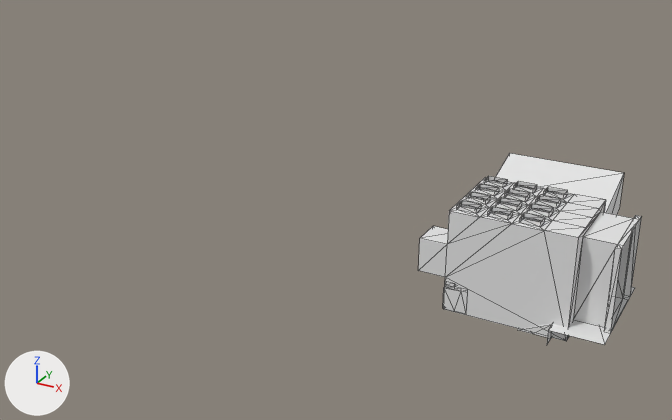
Before and after pictures for a commit that changed the glTF model assets/models/world/level_01/level_01.glb.
One viewpoint serves both versions: a camera (50 mm lens) standing at (-26.1, -174.6, 96.7) and looking at (-122.6, 0.9, 8.9). The lights are fixed; the arrows at lower left show +X, +Y and +Z. The first picture is the older version. Mesh edges are drawn as thin lines. Vertices at exactly the same position are counted once.

Script lines for the objects in view, before the commit:
```python
me_cube_009 = bpy.data.meshes.new('Cube.009')
me_cube_009.from_pydata(...)  # 162 vertices, 283 faces; spans x -96.3..-55.4, y -10.3..27.0, z -17.8..6.3
me_cube_018 = bpy.data.meshes.new('Cube.018')
me_cube_018.from_pydata(...)  # 31 vertices, 58 faces; spans x -1.84..3.53, y -5.38..1.84, z -1.84..4.83
me_plane_009 = bpy.data.meshes.new('Plane.009')
me_plane_009.from_pydata([(-52.8, -13.3, 0.0), (-52.8, 13.3, 0.0), (-52.8, -13.3, -3.4), (-52.8, 13.3, -3.4), (-41.6, -13.3, 0.0), (-41.6, 13.3, 0.0)], [], [(4, 5, 1), (4, 1, 0), (0, 1, 3), (0, 3, 2)])
ob_cube_010__col_002 = bpy.data.objects.new('Cube.010 -col.002', me_cube_018)
ob_cube_010__col_002.location = (-88.4, -5.0, -1.0)
ob_ground_col = bpy.data.objects.new('Ground-col', me_plane_009)
ob_ground_col.location = (-13.7, 0.0, 0.0)
ob_levelbase__col = bpy.data.objects.new('LevelBase -col', me_cube_009)
ob_levelbase__col.location = (0.0, 0.0, 14.6)
```
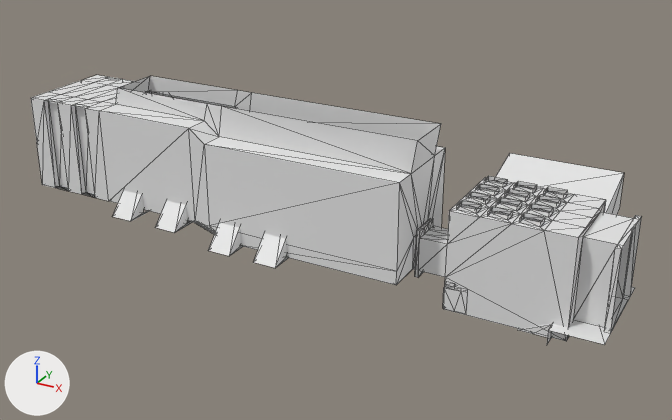
Pixel boxes (x1, y1, x2, y2) of what changed, in the pictures (672 x 420 px):
```json
{"object": "LevelBase -col", "change": "reshaped", "before": [418, 153, 642, 341], "after": [31, 75, 642, 341], "on screen": "172% wider, 41% taller"}
{"object": "Cube.013", "change": "added", "after": [113, 191, 288, 268]}
{"object": "stairs -col", "change": "added", "after": [194, 222, 215, 235]}
{"part": 1, "of": "me_cube_009", "change": "built on", "before": [421, 226, 448, 244], "after": [31, 75, 448, 285]}
```

The change, as JSON lines over the scene's bpy script:
```json
{"block": "me_cube_009", "where": "# used by ob_levelbase__col; location = (0.0, 0.0, 14.6)"}
{"op": "remove", "block": "me_cube_009", "code": "me_cube_009.from_pydata(...)  # 162 vertices, 283 faces; spans x -96.3..-55.4, y -10.3..27.0, z -17.8..6.3"}
{"op": "add", "block": "me_cube_009", "code": "me_cube_009.from_pydata(...)  # 282 vertices, 513 faces; spans x -198.4..-55.4, y -18.5..27.0, z -17.8..20.1"}
{"block": "me_cube_009", "change": "me_cube_009 part 1"}
{"block": "me_cube_009", "change": "4 faces are deleted"}
{"block": "me_cube_009", "change": "70 vertices are added at x -198.4..-90.1, y -18.5..5.0, z -11.7..20.1"}
{"block": "me_cube_009", "change": "20 new vertices lie (0.0, 0.0, 22.9) away from vertices in x -192.4..-149.0, y -18.5..5.0, z -7.0"}
{"block": "me_cube_009", "change": "6 new vertices lie (0.0, 5.8, 0.0) away from vertices in x -192.4..-149.0, y -18.5, z 15.9"}
{"block": "me_cube_009", "change": "6 new vertices lie (0.0, -5.7, 0.0) away from vertices in x -192.4..-149.0, y 5.0, z 15.9"}
{"block": "me_cube_009", "change": "6 new vertices lie (-4.4, 0.0, 0.0) away from vertices in x -192.4, y -18.5..5.0, z -7.0..15.9"}
{"block": "me_cube_009", "change": "6 new vertices lie (0.8, 0.0, 0.0) away from vertices in x -97.1, y -10.3..-3.2, z -11.7..-0.7"}
{"block": "me_cube_009", "change": "6 new vertices lie (0.0, 0.0, -1.7) away from vertices in x -97.1..-96.3, y -10.3..-3.2, z -0.7"}
{"block": "me_cube_009", "change": "234 new faces join them"}
{"op": "add", "block": "me_cube_036", "code": ["me_cube_036 = bpy.data.meshes.new('Cube.036')", "me_cube_036.from_pydata(...)  # 110 vertices, 104 faces; spans x -9.5..0.2, y -12.0..12.0, z 0.0..3.1"]}
{"op": "add", "block": "me_cube_030", "code": ["me_cube_030 = bpy.data.meshes.new('Cube.030')", "me_cube_030.from_pydata(...)  # 48 vertices, 84 faces; spans x -2.8..42.6, y -16.5..16.5, z -4.3..15.8"]}
{"op": "add", "block": "ob_stairs__col", "code": ["ob_stairs__col = bpy.data.objects.new('stairs -col', me_cube_036)", "ob_stairs__col.location = (-139.6, -6.7, 4.6)"]}
{"op": "add", "block": "ob_cube_013", "code": ["ob_cube_013 = bpy.data.objects.new('Cube.013', me_cube_030)", "ob_cube_013.location = (-167.0, -6.7, 8.4)"]}
```
